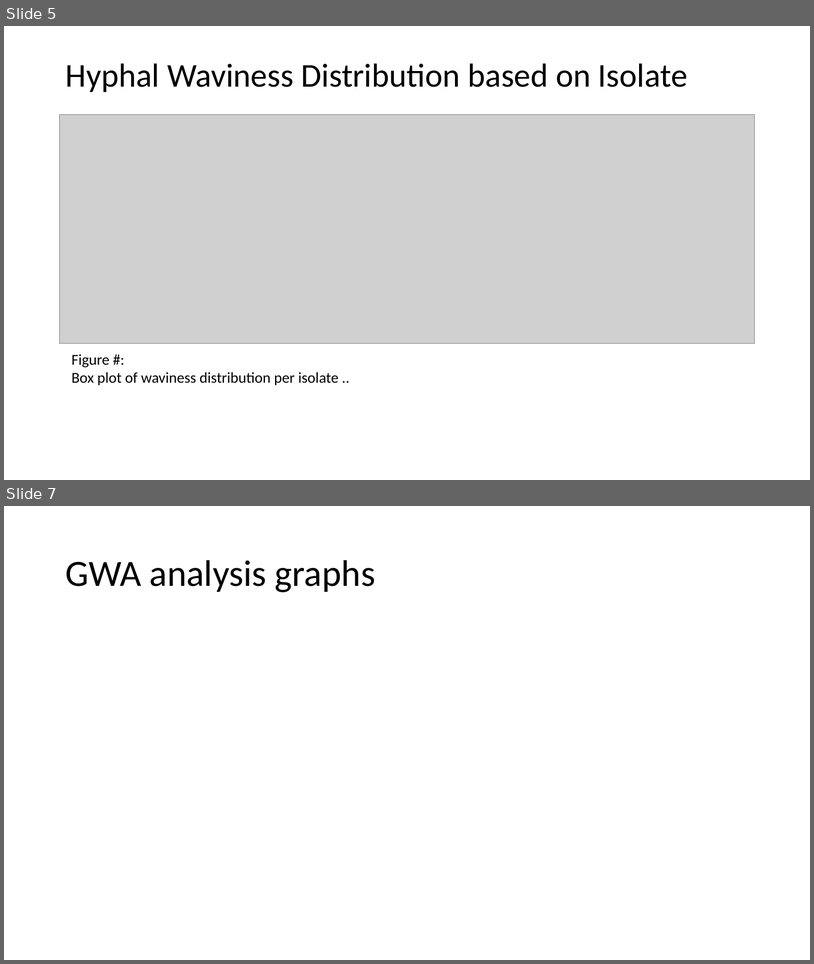
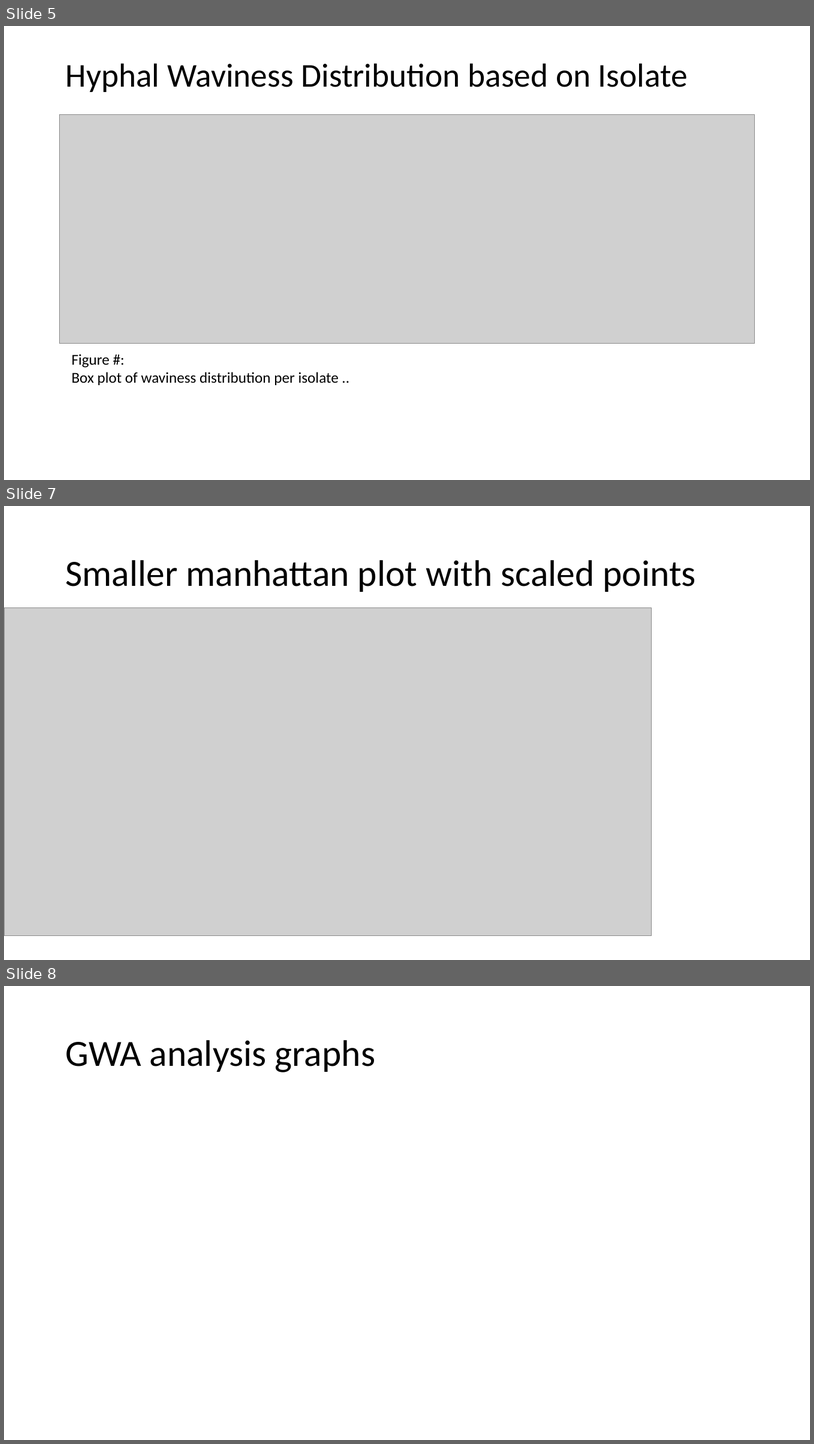
Before and after one commit to JosueVega/Hwaviness, a slide deck: paper/HWavinessGraphs_Figs_Capt.pptx. Shown one above the other, each under a label of ours: slides 5 and 7 before the commit, slides 5, 7 and 8 after it; the slides between them are not shown. The pictures are 814x964 and 814x1444 pixels, drawn with LibreOffice and Linux fonts; fonts in the diff are those of the drawing; grey boxes stand for pictures. Boxes give left, top, right and bottom in pixels: in the first picture for what was removed or moved away, otherwise in the second. Text is boxed around its words. In the diff, an @@ line names an element or a change of style, - is before the commit and + after.

```diff
--- a/paper/HWavinessGraphs_Figs_Capt.pptx
+++ b/paper/HWavinessGraphs_Figs_Capt.pptx
@@ slide 7 added at bbox=[4, 506, 810, 960], background #FFFFFF @@
@@ title added at bbox=[65, 560, 696, 592], 44 pt, text #000000 @@
+Smaller manhattan plot with scaled points
@@ picture added at bbox=[4, 608, 652, 936] @@
@@ what was slide 7 is now slide 8 @@
```
Also in this commit, not shown: 4 slides changed, 4 other slides added, 6 slides removed, 7 other files.
